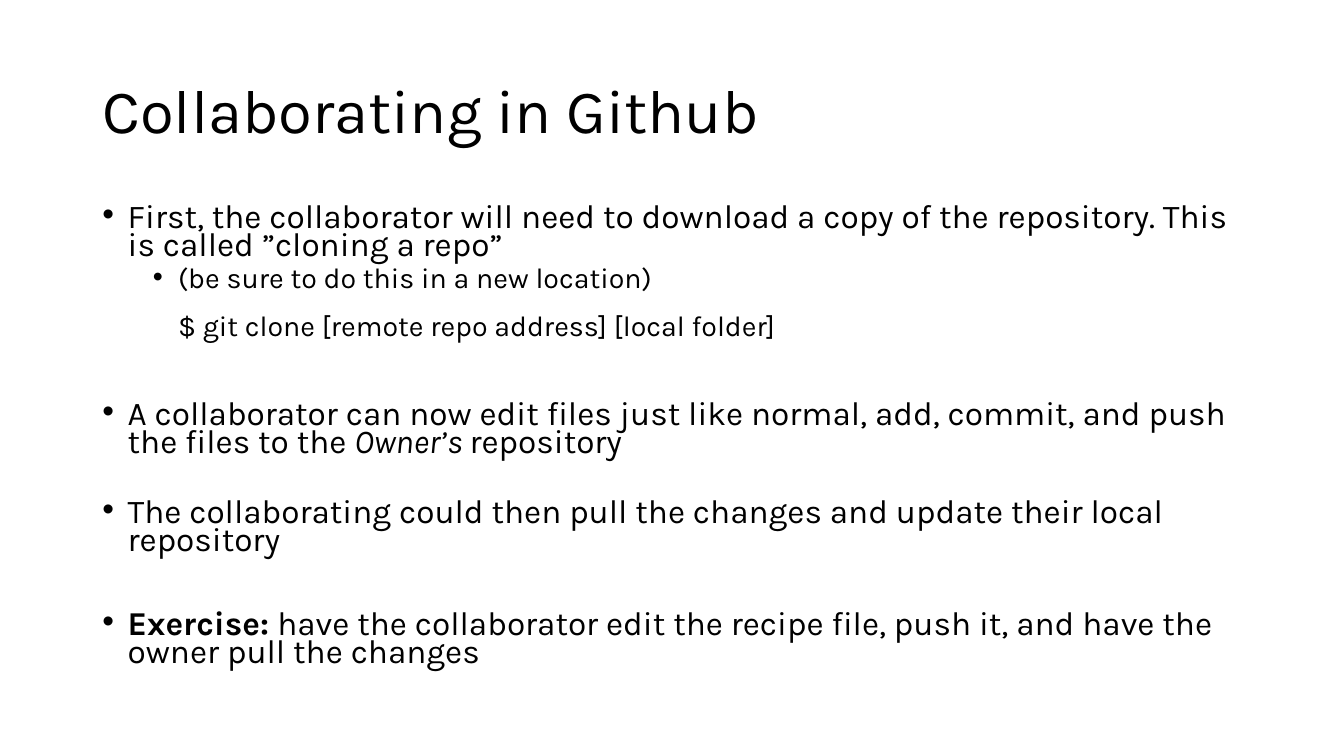
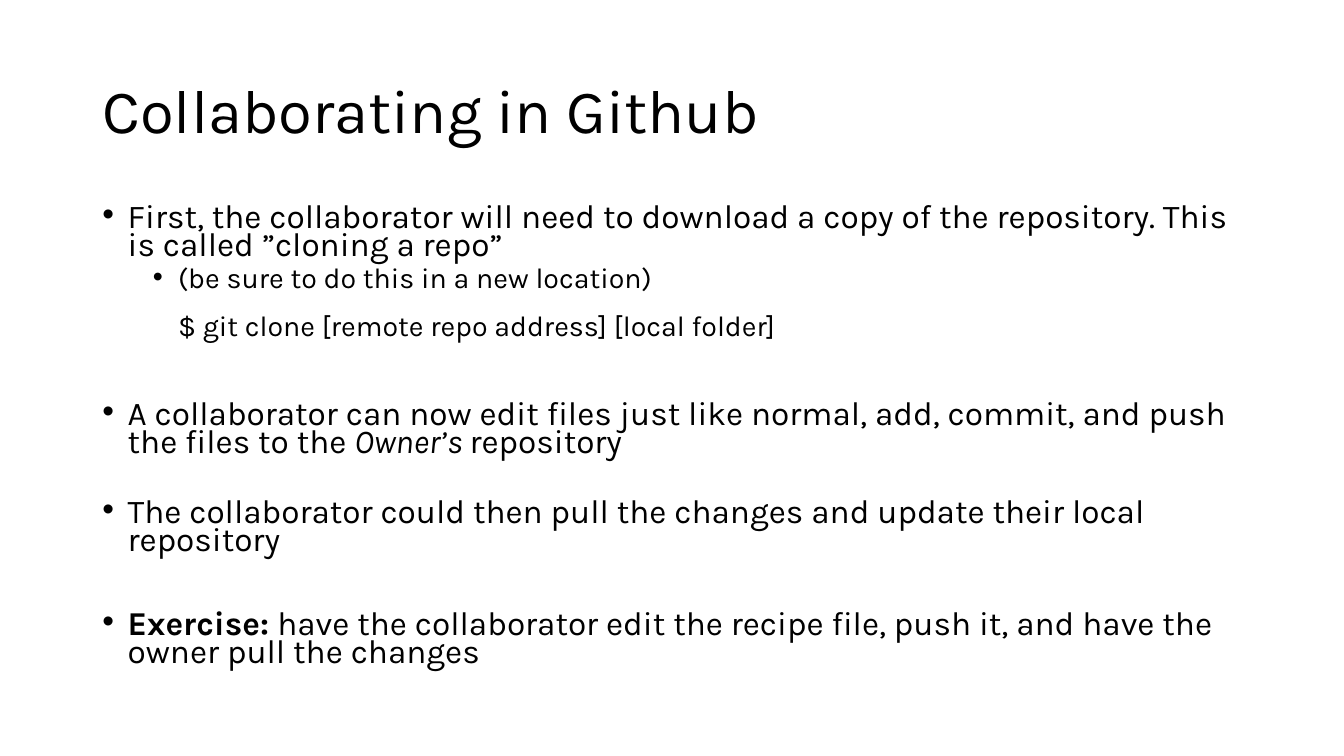
Before and after one commit to joe2mer/PSYC-5P02-2025, a slide deck: slide 24 of Slides/2.IntroToGit.pptx. Drawn at 1344x756 pixels with LibreOffice and Linux fonts; fonts in the diff are those of the drawing. Boxes give left, top, right and bottom in pixels: in the first picture for what was removed or moved away, otherwise in the second. Text is boxed around its words. In the diff, an @@ line names an element or a change of style, - is before the commit and + after.

Commit message:
update some slides

```diff
--- a/Slides/2.IntroToGit.pptx
+++ b/Slides/2.IntroToGit.pptx
@@ text at (128, 500, 1144, 559): text changed @@
-• The collaborating could then pull the changes and update their local repository
+• The collaborator could then pull the changes and update their local repository
```
Also in this commit, not shown: 2 slides added, 1 other file.
